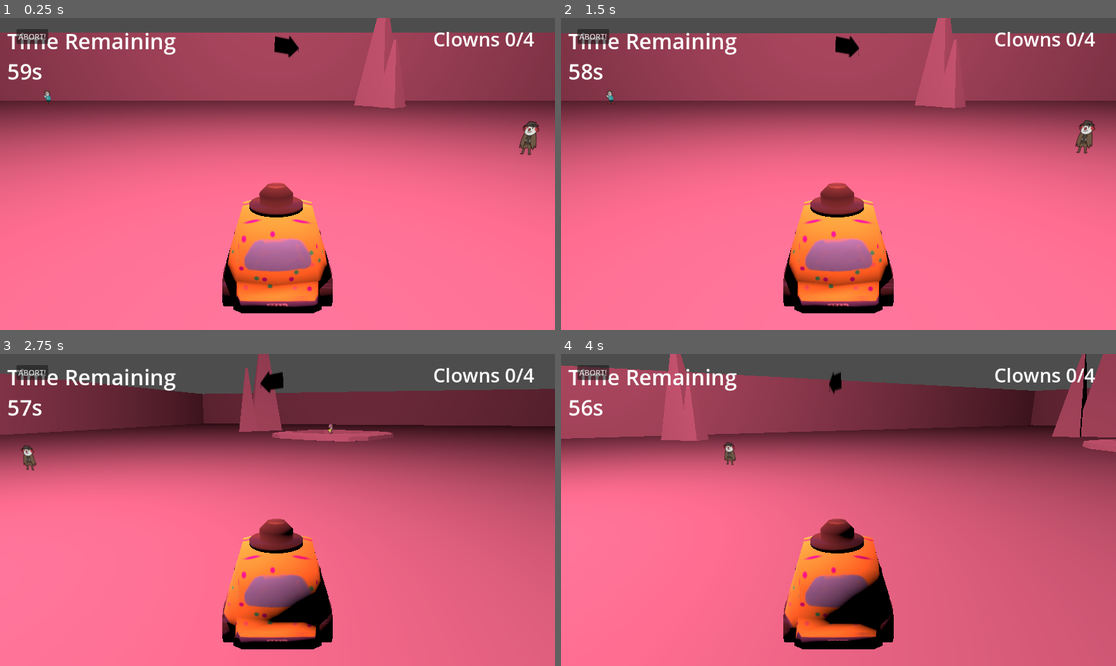
Above: before the commit, frames 1-4 (two rows, left to right).
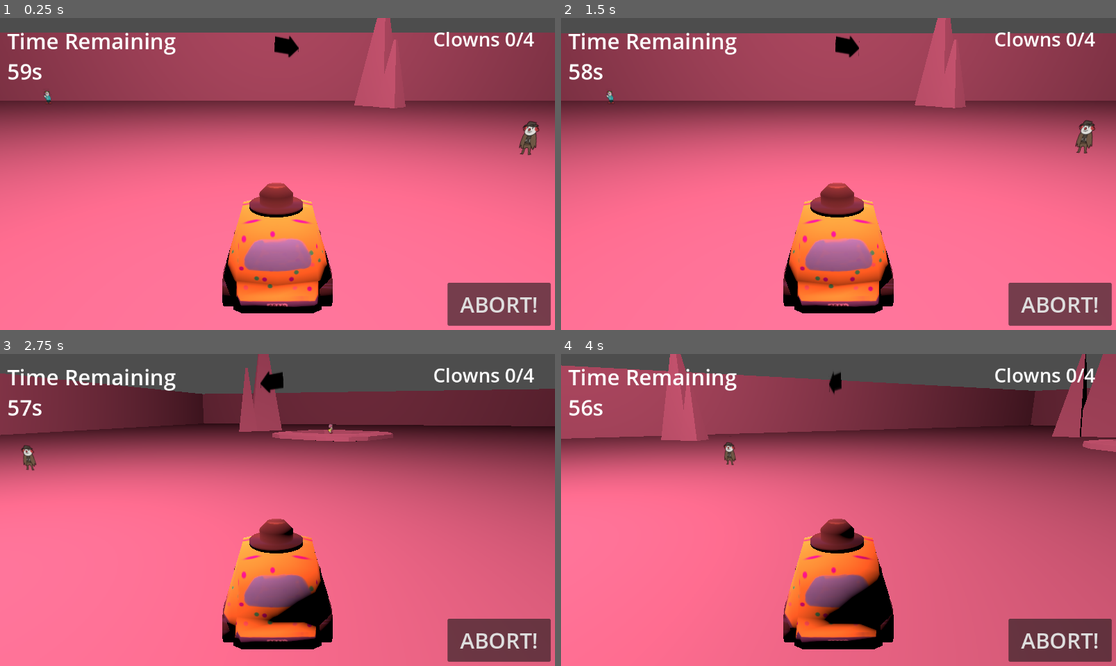
Above: after the commit, the same moments.

Repository: malceore/ClownCarGame
Game: Godot game, scene res://scenes/level_world_3.tscn
Two runs of this game, one before a commit and one after it. Both use one fixed random seed, a clock stepped at 60 frames per second and the inputs below. This scene is started directly instead of the project's main scene.
Inputs (mouse positions are in pixels of both pictures, inside the frame that each line leads up to):
- Up to frame 1 (0.25 s): no input
- Up to frame 2 (1.5 s): tap Enter at 0.5 s; move the mouse to (960, 158) at 0.52 s; hold D (turn_right) 0.53-1.28 s; hold Right mouse button (Boot) 0.53-1.28 s; tap Space (honk) at 1.25 s; move the mouse to (727, 189) at 1.27 s; hold S (reverse) from 1.28 s (still down); click (727, 189) at 1.35 s
- Up to frame 3 (2.75 s): move the mouse to (333, 441) at 2.02 s; release S (reverse) at 2.03 s; hold D (turn_right) from 2.03 s (still down); hold Space (honk) from 2.03 s (still down)
- Up to frame 4 (4 s): move the mouse to (810, 572) at 2.77 s; release D (turn_right) at 2.78 s; release Space (honk) at 2.78 s; hold W (accelerate) 2.78-3.53 s; right-click (810, 572) at 2.85 s; move the mouse to (1005, 556) at 3.52 s; press the mouse at (1005, 556) at 3.53 s; hold A (turn_left) from 3.53 s (still down)

The runs differ from the first frame. In frame 1, 2.8% of the frame differs, in the area x 2-100%, y 3-99%; in frame 2, 2.8%; in frame 3, 2.8%; in frame 4, 2.9%.
Error in both runs: Invalid call. Nonexistent function 'get_node' in base 'Nil'. (res://MiniGame.gd:40)

Commit message:
added graphics to the mini-game, still need clown skeleton graphics.

Diff:
--- a/scenes/boot.tscn
+++ b/scenes/boot.tscn
@@ -1,7 +1,9 @@
-[gd_scene load_steps=2 format=3 uid="uid://dby4sndt4djk7"]
+[gd_scene load_steps=3 format=3 uid="uid://dby4sndt4djk7"]
+
+[ext_resource type="Texture2D" uid="uid://bj67c8daoctam" path="res://graphics/boot.png" id="1_pp3b0"]
 
 [sub_resource type="RectangleShape2D" id="RectangleShape2D_l82jl"]
-size = Vector2(41, 38)
+size = Vector2(46, 70)
 
 [node name="Boot" type="RigidBody2D"]
 position = Vector2(976, 389)
@@ -10,12 +12,21 @@
 gravity_scale = 0.0
 
 [node name="CollisionShape2D" type="CollisionShape2D" parent="."]
-position = Vector2(0.5, 0)
+visible = false
+position = Vector2(13, 2)
 shape = SubResource("RectangleShape2D_l82jl")
 
 [node name="TextureRect" type="ColorRect" parent="."]
+visible = false
 offset_left = -19.0
 offset_top = -20.0
 offset_right = 21.0
 offset_bottom = 20.0
 color = Color(0.172549, 1, 1, 1)
+
+[node name="Graphic" type="Sprite2D" parent="."]
+scale = Vector2(2, 2)
+texture = ExtResource("1_pp3b0")
+
+[node name="CollisionPolygon2D" type="CollisionPolygon2D" parent="."]
+polygon = PackedVector2Array(-13, 10, -38, 2, -70, 27, -64, 68, -13, 71, 19, 58, 26, 71, 67, 63, 72, 45, 57, 14, 69, -36, 62, -60, 23, -68, -17, -59, -18, -41, -10, -18, -5, 1)
--- a/scenes/mini_game.tscn
+++ b/scenes/mini_game.tscn
@@ -1,8 +1,10 @@
-[gd_scene load_steps=7 format=3 uid="uid://rk6lwtint4ua"]
+[gd_scene load_steps=8 format=3 uid="uid://rk6lwtint4ua"]
 
 [ext_resource type="Script" path="res://MiniGame.gd" id="1_sjmgm"]
+[ext_resource type="Texture2D" uid="uid://c1k0bv72iwfjn" path="res://graphics/background.png" id="2_b44ju"]
 
 [sub_resource type="RectangleShape2D" id="RectangleShape2D_q7p7e"]
+size = Vector2(49.2901, 17.1136)
 
 [sub_resource type="CanvasTexture" id="CanvasTexture_clfpr"]
 
@@ -17,25 +19,33 @@
 [node name="MiniGame" type="Node2D"]
 script = ExtResource("1_sjmgm")
 
+[node name="Background" type="Sprite2D" parent="."]
+position = Vector2(580.5, 346)
+scale = Vector2(1.08981, 1)
+texture = ExtResource("2_b44ju")
+
 [node name="BootSpawn" type="Node2D" parent="."]
 position = Vector2(976, 389)
 
 [node name="Destination" type="Area2D" parent="."]
-position = Vector2(77, 322)
+position = Vector2(201, 350)
 scale = Vector2(7.60802, 32.192)
 
 [node name="CollisionShape2D" type="CollisionShape2D" parent="Destination"]
+position = Vector2(-3.87749, 1.44322)
 shape = SubResource("RectangleShape2D_q7p7e")
 
 [node name="SuccessColor" type="ColorRect" parent="Destination"]
-offset_left = -10.3838
-offset_top = -9.8161
-offset_right = 29.6162
-offset_bottom = 30.1839
+modulate = Color(1, 1, 1, 0.243137)
+offset_left = -27.0
+offset_top = -7.0
+offset_right = 70.0
+offset_bottom = 29.0
 scale = Vector2(0.493148, 0.502471)
 color = Color(1, 0, 0, 1)
 
 [node name="TextureRect" type="TextureRect" parent="."]
+visible = false
 self_modulate = Color(0, 0.631373, 1, 1)
 show_behind_parent = true
 offset_right = 1147.0
@@ -68,7 +78,7 @@
 position = Vector2(582, -4)
 
 [node name="CollisionShape2D" type="CollisionShape2D" parent="TopWall"]
-position = Vector2(-8, 0)
+position = Vector2(-11, 117)
 shape = SubResource("RectangleShape2D_m6ges")
 
 [node name="StaticBody2D" type="StaticBody2D" parent="."]
@@ -93,18 +103,28 @@
 
 [node name="LockButton" type="Button" parent="GUILayer"]
 visible = false
-offset_left = 45.0
-offset_top = 598.0
-offset_right = 93.0
-offset_bottom = 629.0
-text = "Lock!"
+offset_left = 390.0
+offset_top = 545.0
+offset_right = 650.0
+offset_bottom = 638.0
+theme_override_font_sizes/font_size = 45
+text = "Shut door"
 
 [node name="AbortButton" type="Button" parent="GUILayer"]
-offset_left = 34.0
-offset_top = 23.0
-offset_right = 42.0
-offset_bottom = 31.0
+offset_left = 929.0
+offset_top = 550.0
+offset_right = 1143.0
+offset_bottom = 639.0
+theme_override_font_sizes/font_size = 45
 text = "ABORT!"
+
+[node name="HelperText" type="RichTextLabel" parent="."]
+offset_left = 7.0
+offset_top = 2.0
+offset_right = 1030.0
+offset_bottom = 85.0
+theme_override_font_sizes/normal_font_size = 40
+text = "Cram the clown into your car with your boot."
 
 [connection signal="body_entered" from="Destination" to="." method="_on_destination_body_entered"]
 [connection signal="body_exited" from="Destination" to="." method="_on_destination_body_exited"]
